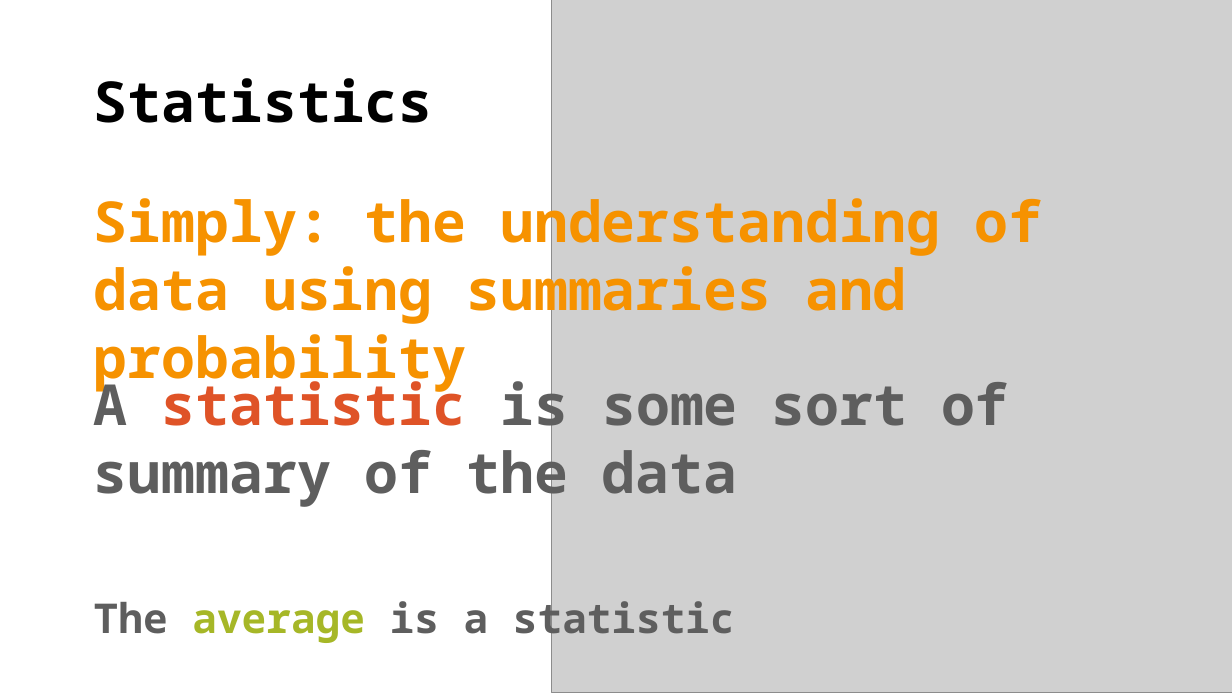
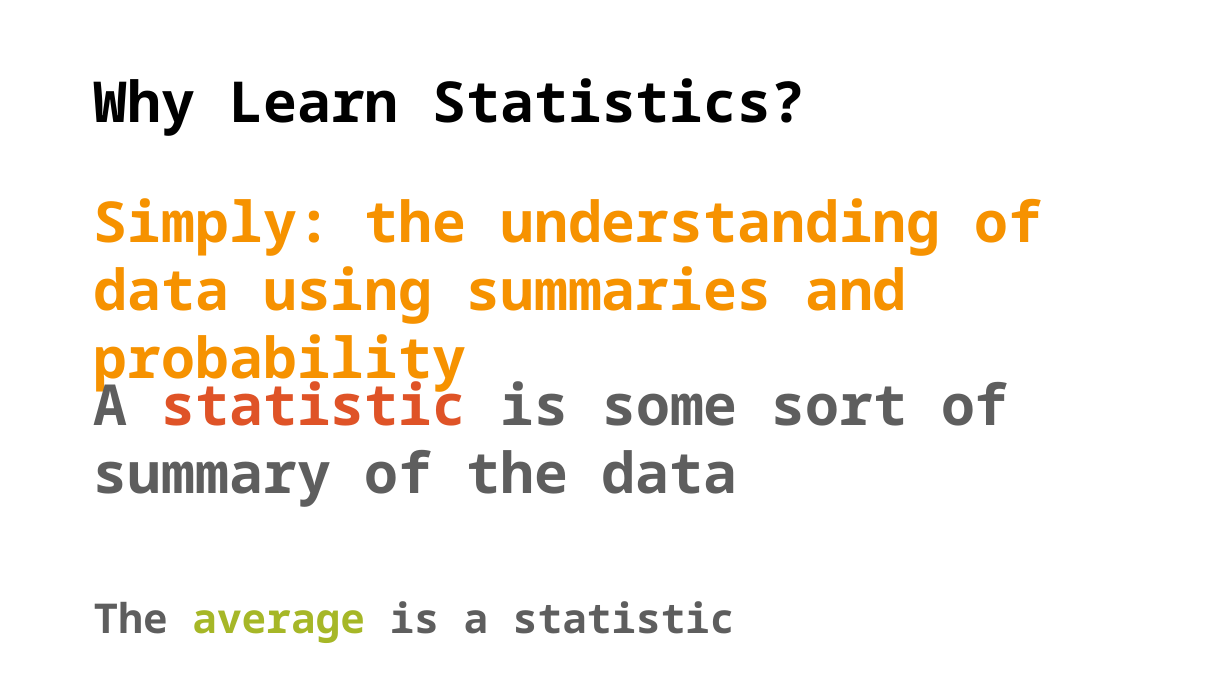
Before and after one commit to TysonStanley/EDU-6050, a slide deck: slide 13 of Slides/02_EDUC_6050_2018.pptx (slide 5 before the commit). Drawn at 1232x693 pixels with LibreOffice and Linux fonts; fonts in the diff are those of the drawing; grey boxes stand for pictures. Boxes give left, top, right and bottom in pixels: in the first picture for what was removed or moved away, otherwise in the second. Text is boxed around its words. In the diff, an @@ line names an element or a change of style, - is before the commit and + after.

```diff
--- a/Slides/02_EDUC_6050_2018.pptx
+++ b/Slides/02_EDUC_6050_2018.pptx
@@ picture removed at box(552, 0, 1232, 693) @@
@@ title at box(94, 78, 806, 136): text changed @@
-Statistics
+Why Learn Statistics?
```
Also in this commit, not shown: 4 other slides changed, 10 slides added, 1 slide removed, 1 other file.
